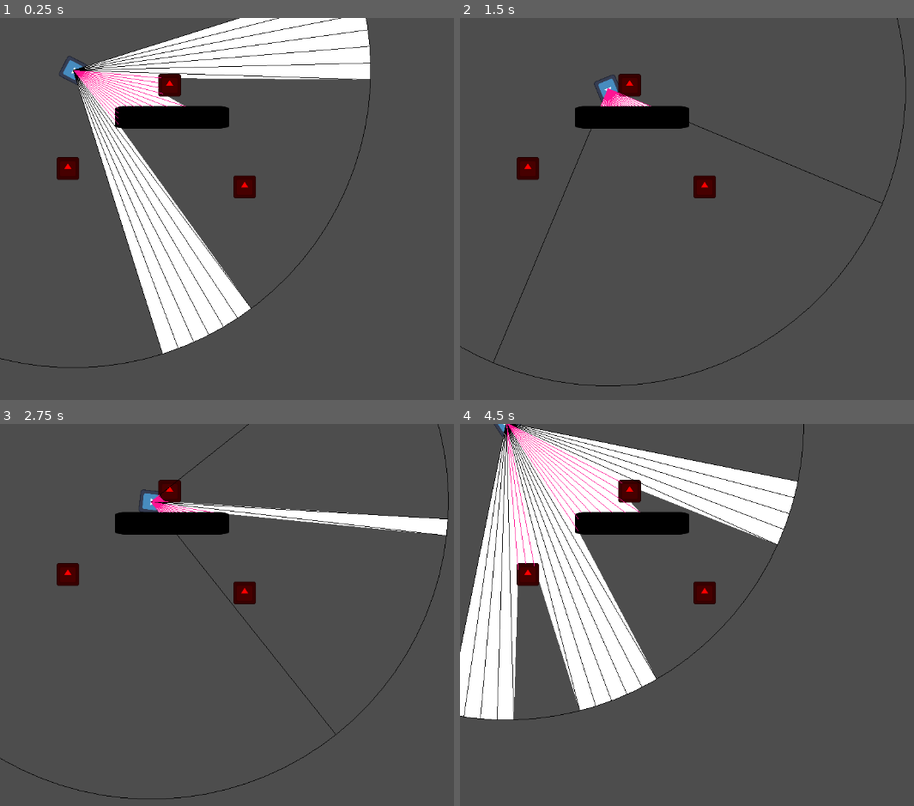
Above: before the commit, frames 1-4 (two rows, left to right).
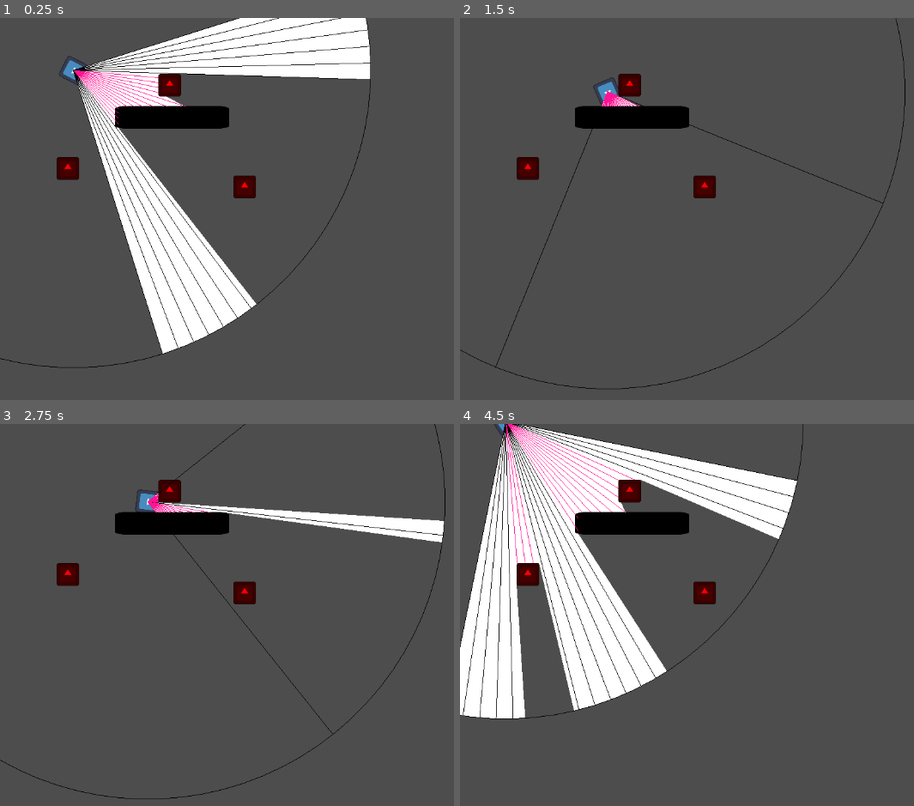
Above: after the commit, the same moments.

Repository: JYiuDev/FOV_Visualization_Demo
Game: Godot game, scene res://Stage/stage.tscn
Two runs of this game, one before a commit and one after it. Both use one fixed random seed, a clock stepped at 60 frames per second and the inputs below. This scene is started directly instead of the project's main scene. The engine's default icon, where the game draws it, is replaced by a stand-in: a white triangle on a blue panel in a dark square.
Inputs (mouse positions are in pixels of both pictures, inside the frame that each line leads up to):
- Up to frame 1 (0.25 s): no input
- Up to frame 2 (1.5 s): tap Enter at 0.5 s; move the mouse to (outside the picture) at 0.52 s; hold D (Right) 0.53-1.28 s; move the mouse to (664, 228) at 1.27 s; hold S (Down) from 1.28 s (still down)
- Up to frame 3 (2.75 s): tap Space at 2 s; move the mouse to (413, 530) at 2.02 s; release S (Down) at 2.03 s; hold D (Right) from 2.03 s (still down)
- Up to frame 4 (4.5 s): tap Enter at 2.75 s; move the mouse to (768, 695) at 2.77 s; release D (Right) at 2.78 s; hold W (Up) 2.78-3.53 s; move the mouse to (outside the picture) at 3.52 s; hold A (Left) from 3.53 s (still down); move the mouse to (596, 557) at 4.27 s

The runs differ from the first frame. In frame 1, 0.7% of the frame differs, in the area x 26-79%, y 14-76%; in frame 2, 1.2%; in frame 3, 2.0%; in frame 4, 7.1%, in the area x 0-76%, y 0-78%.

Commit message:
update
Find edge rough implementation
Next task: implement distance threshhold on find edge algo

Diff:
--- a/FOV_Entities/Observer/FOV.gd
+++ b/FOV_Entities/Observer/FOV.gd
@@ -8,7 +8,7 @@
 @export_range(0.01, 1) var findTargetFrequency: float = 0.5
 @export_range(0.01, 1) var raycastResolution: float   = 0.01
 
-@export_range(0,20) var findEdgeRepetition: int = 6
+@export_range(0,20) var edgeFindIteration: int = 6
 
 var targetsInRange: 	Array = []
 var targetsInVision:	Array = []
@@ -73,12 +73,24 @@
 	#Array of vector2 positions(local POV)
 	var viewPoints: PackedVector2Array = []
 	var viewcastArray: Array = []
+	var oldViewCast: ViewcastInfo
 
 	for i in (rayNumber + 2):
 		var angle = i * step
 		var viewcast:ViewcastInfo = Viewcast(angle)
+
+		if i > 0:
+			if(oldViewCast.hit != viewcast.hit):
+				var edge: EdgeInfo = FindEdge(oldViewCast, viewcast)
+				if edge.pointA != Vector2.ZERO:
+					viewPoints.append(edge.pointA)
+				if edge.pointB != Vector2.ZERO:
+					viewPoints.append(edge.pointB)
+
 		viewPoints.append(viewcast.point)
 		viewcastArray.append(viewcast)
+		oldViewCast = viewcast
+
 
 	#Pass viewpoints to debug
 	FOVDraw.viewcastArray.clear()
@@ -114,12 +126,28 @@
 	#Set triangle vertices for ArrayMesh
 
 
-func FindEdge(minViewcast: ViewcastInfo, maxViewcast:ViewcastInfo):
-	var minAngle
-	var maxAngle
-	var minPoint
-	var maxPoin
-	pass
+func FindEdge(minViewcast: ViewcastInfo, maxViewcast:ViewcastInfo) -> EdgeInfo:
+	var minAngle = minViewcast.angle
+	var maxAngle = maxViewcast.angle
+	var minPoint = Vector2.ZERO
+	var maxPoint = Vector2.ZERO
+
+	#Iterate find edge algorithm
+	for i in edgeFindIteration:
+		var angle	 	= (minAngle+maxAngle)/2.0
+		var newViewCast = Viewcast(angle)
+		#re-adjust min/max angle for next iteration
+		if (newViewCast.hit == minViewcast.hit):
+			minAngle = angle
+			minPoint = newViewCast.point
+		else:
+			maxAngle = angle
+			maxPoint = newViewCast.point
+	#output minpoint and max point
+	return EdgeInfo.new(minPoint, maxPoint)
+
+
+
 
 # Takes in angle and spits out local relative vector, UP is 0
 func dirFromAngle(angleInDegree: float, global: bool) -> Vector2:
--- a/FOV_Entities/Targets/target.tscn
+++ b/FOV_Entities/Targets/target.tscn
@@ -2,8 +2,8 @@
 
 [ext_resource type="Texture2D" uid="uid://cbkmghmkq1lxn" path="res://icon.svg" id="2_lgupw"]
 
-[sub_resource type="CircleShape2D" id="CircleShape2D_bpcps"]
-radius = 18.0306
+[sub_resource type="RectangleShape2D" id="RectangleShape2D_3bym0"]
+size = Vector2(38.0059, 38.0059)
 
 [node name="Target" type="CharacterBody2D"]
 scale = Vector2(0.999845, 0.999845)
@@ -16,4 +16,5 @@
 texture = ExtResource("2_lgupw")
 
 [node name="CollisionShape2D" type="CollisionShape2D" parent="."]
-shape = SubResource("CircleShape2D_bpcps")
+scale = Vector2(1, 1)
+shape = SubResource("RectangleShape2D_3bym0")
